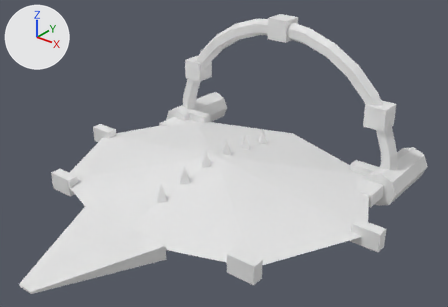
Two versions of the OBJ model assets/meshes/hull_sarn_destroyer.obj, one commit apart.
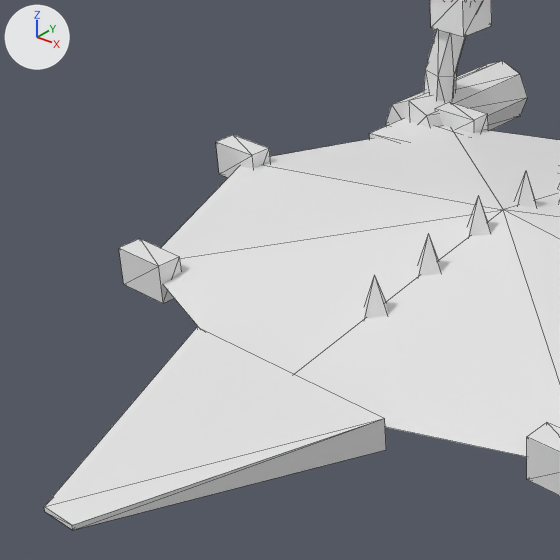
Each version is shown whole from a camera (50 mm lens) standing at (3.58, -4.05, 3.25) and looking at (0.26, 0.1, 0.68), then close up on the part from 0% to 54% of the width and 21% to 100% of the height. The lights are fixed; the arrows at upper left show +X, +Y and +Z. The last two pictures show the newer version. The close-ups show mesh edges as thin lines. Where no turn or scale is listed for an object, it has been applied to the vertices. Vertices at exactly the same position are counted once.

The first close-up shows 'hull_sarn_destroyer'.
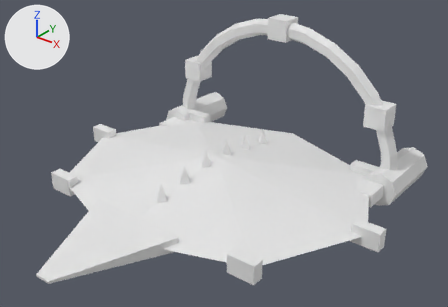
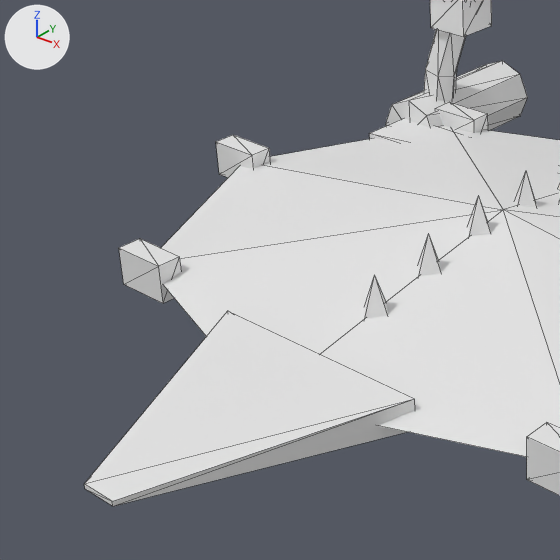
The newer file is also rescaled (x1.041), turned or shifted as a whole; pictures and numbers use the older file's frame.

Where the change shows, as pixel boxes (x1, y1, x2, y2) in the close-ups (560 x 560 px; the box of a moved part takes in the faces that stretch with it):
'hull_sarn_destroyer', reshaped
    before: (44, 0, 560, 530)
    after: (84, 0, 560, 506)
part 1 of me_hull_sarn_destroyer, moved or reshaped
    before: (44, 327, 386, 530)
    after: (84, 311, 415, 506)

The edits, one by one:
me_hull_sarn_destroyer is used by ob_hull_sarn_destroyer; location (0.0, 0.0, 0.0).
me_hull_sarn_destroyer had 300 vertices, 500 faces and spanned x -1.84..1.84, y -2.01..2.01, z 0.0..1.69.
me_hull_sarn_destroyer now has 300 vertices, 500 faces and spans x -1.84..1.84, y -1.85..2.01, z 0.0..1.69.
me_hull_sarn_destroyer part 1: the loose piece of 8 vertices spanning x -0.51..0.51, y -2.01..-0.99, z 0.18..0.31 is moved by (0.0, 0.16, 0.0).
